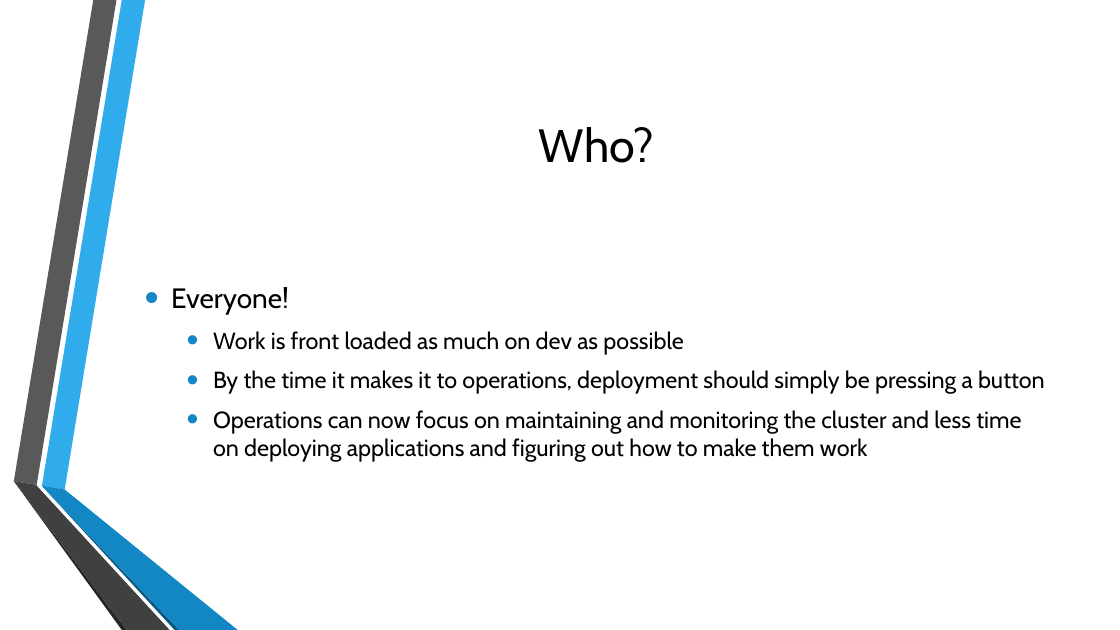
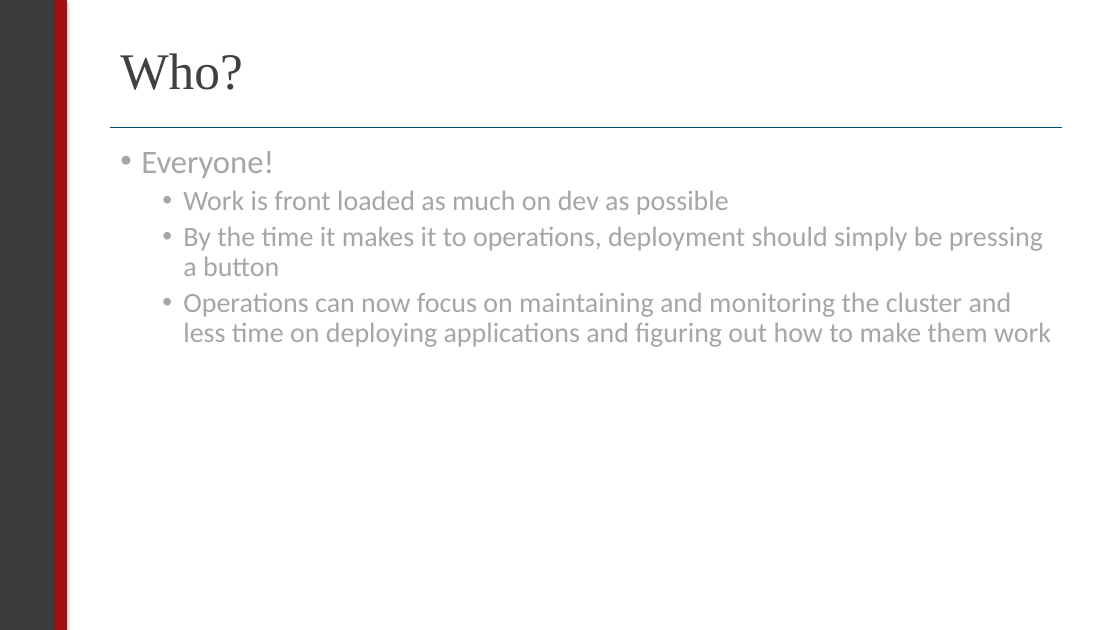
Before and after one commit to sealingtech/kubernetes_training, a slide deck: slide 15 of presentation/Day 1 Intro and Docker.pptx. Drawn at 1120x630 pixels with LibreOffice and Linux fonts; fonts in the diff are those of the drawing; background and template pictures are left out. Boxes give left, top, right and bottom in pixels: in the first picture for what was removed or moved away, otherwise in the second. Text is boxed around its words. In the diff, an @@ line names an element or a change of style, - is before the commit and + after.

```diff
--- a/presentation/Day 1 Intro and Docker.pptx
+++ b/presentation/Day 1 Intro and Docker.pptx
@@ rectangle added at [0, 0, 56, 630], fill #3C3C3C, outline #3C3C3C 0.5 pt @@
@@ rectangle added at [55, 0, 66, 630], fill #A70E12, outline #A70E12 0.5 pt @@
@@ title "Who?": place and size @@
-title "Who?" at [539, 127, 654, 163]
+title "Who?" at [120, 53, 242, 90]
@@ title "Who?" at [120, 53, 242, 90]: size 40 to 44 pt, font Cabin to Times New Roman, text colour #000000 to #404040; alignment centre to left; line spacing 1 to 0.9 @@
@@ line added from (110, 127) to (1062, 127), #004C6C 1 pt @@
@@ text "Everyone!": place and size @@
-text "Everyone!" at [171, 287, 1045, 462]
+text "Everyone!" at [141, 151, 1051, 347]
@@ text "Everyone!" at [141, 151, 1051, 347]: size 24 to 28 pt in "Everyone!"; font Cabin to Calibri, text colour #000000 to #A6A6A6, size 20 to 24 pt; indent changed; line spacing 1 to 0.9; less space between paragraphs; vertical alignment middle to top @@
@@ group removed at [13, 0, 238, 630]: 6 freeform shapes @@
```
Also in this commit, not shown: 18 other slides changed, 1 slide removed, 1 other file.
